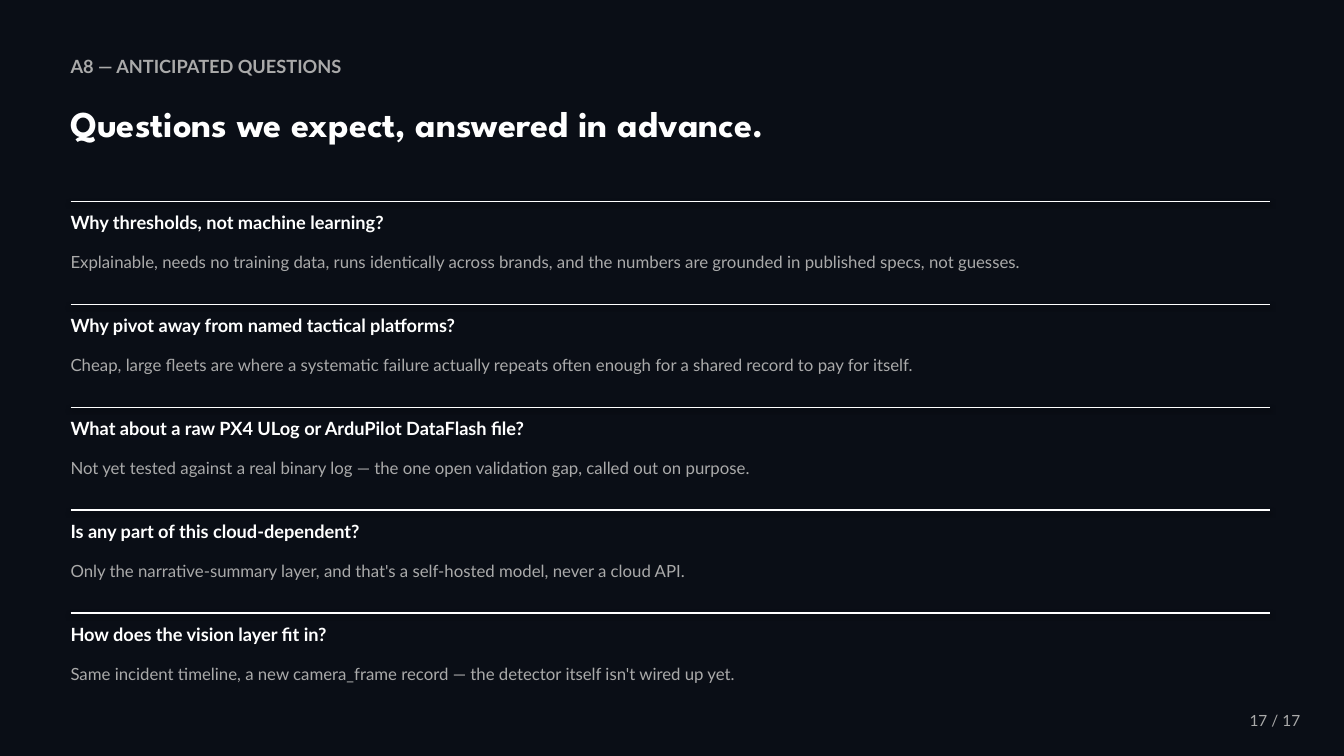
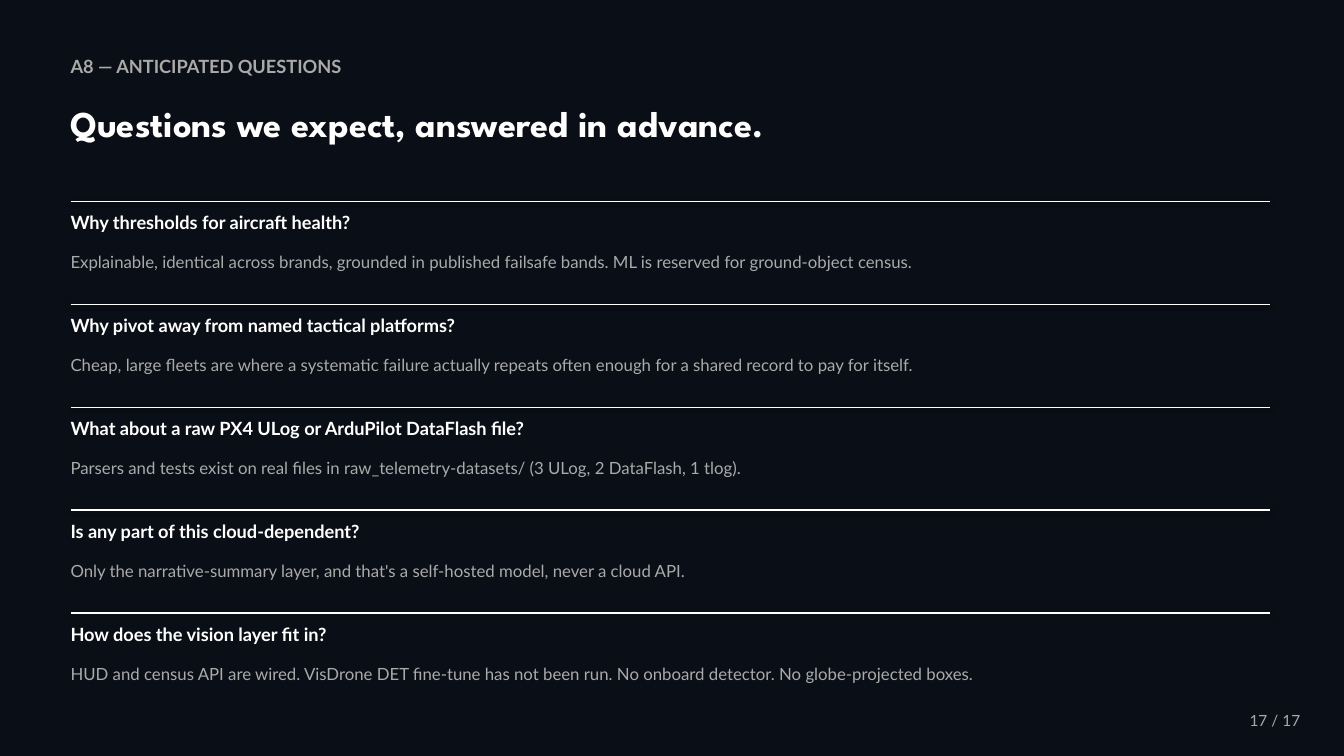
Before and after one commit to Sea1vester/WISL-Singapore-Defence-Tech-Hackathon, a slide deck: slide 17 of WISL_Pitch_Deck.pptx. Drawn at 1344x756 pixels with LibreOffice and Linux fonts; fonts in the diff are those of the drawing. Boxes give left, top, right and bottom in pixels: in the first picture for what was removed or moved away, otherwise in the second. Text is boxed around its words. In the diff, an @@ line names an element or a change of style, - is before the commit and + after.

Commit message:
Update pitch slides and ignore large local datasets.
Drop the 909MB telemetry zip and other local junk from git so GitHub will accept the push.

```diff
--- a/WISL_Pitch_Deck.pptx
+++ b/WISL_Pitch_Deck.pptx
@@ text at [71, 215, 351, 232]: text changed @@
-Why thresholds, not machine learning?
+Why thresholds for aircraft health?
@@ text at [71, 255, 912, 271]: text changed @@
-Explainable, needs no training data, runs identically across brands, and the numbers are grounded in published specs, not guesses.
+Explainable, identical across brands, grounded in published failsafe bands. ML is reserved for ground-object census.
@@ text at [71, 461, 741, 477]: text changed @@
-Not yet tested against a real binary log — the one open validation gap, called out on purpose.
+Parsers and tests exist on real files in raw_telemetry-datasets/ (3 ULog, 2 DataFlash, 1 tlog).
@@ text at [71, 667, 973, 683]: text changed @@
-Same incident timeline, a new camera_frame record — the detector itself isn't wired up yet.
+HUD and census API are wired. VisDrone DET fine-tune has not been run. No onboard detector. No globe-projected boxes.
```
Also in this commit, not shown: 6 other slides changed, 2 slides added, 2 slides removed, 4 other files.
